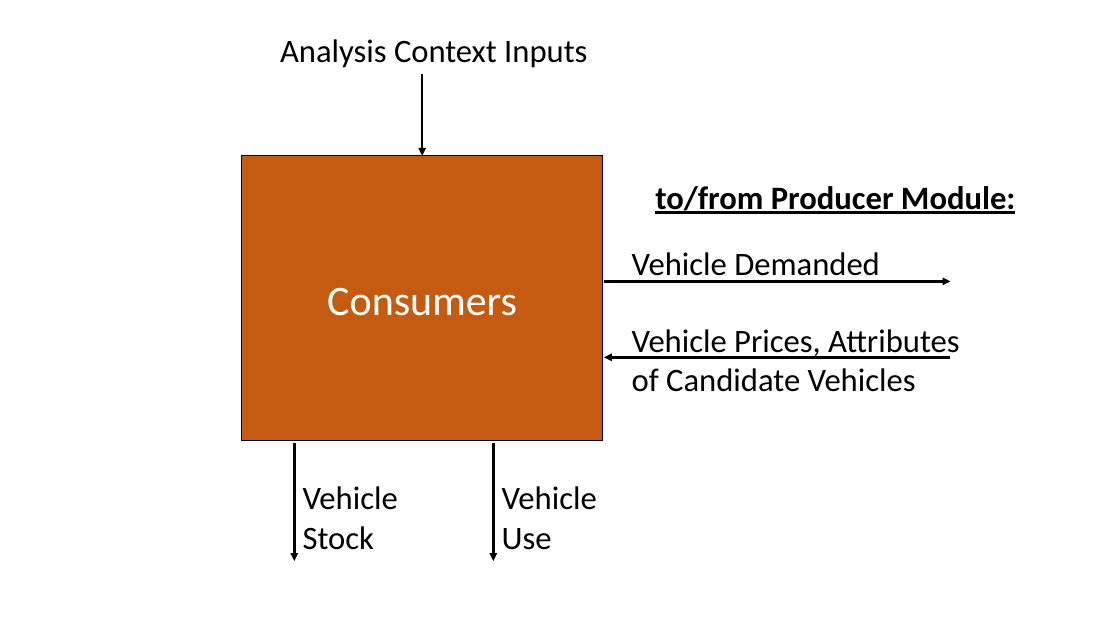
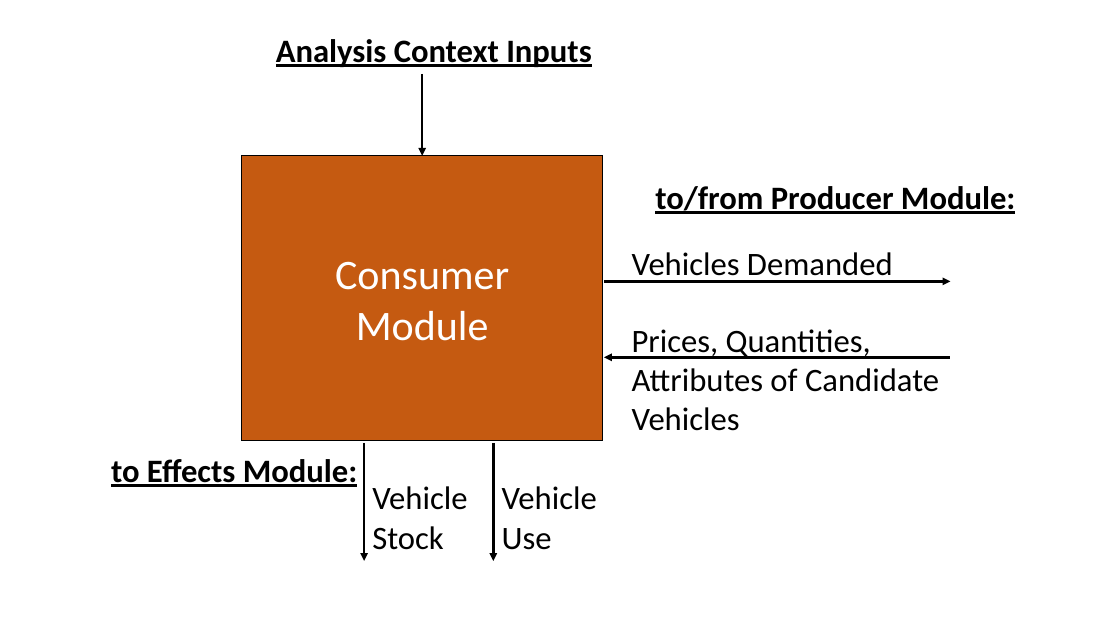
Before and after one commit to USEPA/EPA_OMEGA_Model, a slide deck: slide 5 of doc/source/_static/raw_figures.pptx. Drawn at 1120x630 pixels with LibreOffice and Linux fonts; fonts in the diff are those of the drawing. Boxes give left, top, right and bottom in pixels: in the first picture for what was removed or moved away, otherwise in the second. Text is boxed around its words. In the diff, an @@ line names an element or a change of style, - is before the commit and + after.

```diff
--- a/doc/source/_static/raw_figures.pptx
+++ b/doc/source/_static/raw_figures.pptx
@@ text "Analysis Context Inputs" at [276,39,592,67]: bold on, underline on @@
@@ text in rectangle at [335,261,509,341]: text changed @@
-Consumers
+Consumer
+Module
@@ text at [632,252,893,283]: text changed @@
-Vehicle Demanded
+Vehicles Demanded
@@ text at [632,329,939,431]: text changed @@
-Vehicle Prices, Attributes of Candidate Vehicles
+Prices, Quantities, Attributes of Candidate Vehicles
@@ arrow moved from (294, 443) - (294, 561) to (364, 443) - (364, 561) @@
@@ text added at [111,459,357,487], 28 pt, text #000000, bold, underline @@
+to Effects Module:
@@ text "Vehicle Stock": place and size @@
-text "Vehicle Stock" at [303,486,398,550]
+text "Vehicle Stock" at [372,486,467,550]
```
Also in this commit, not shown: 3 other slides changed.
